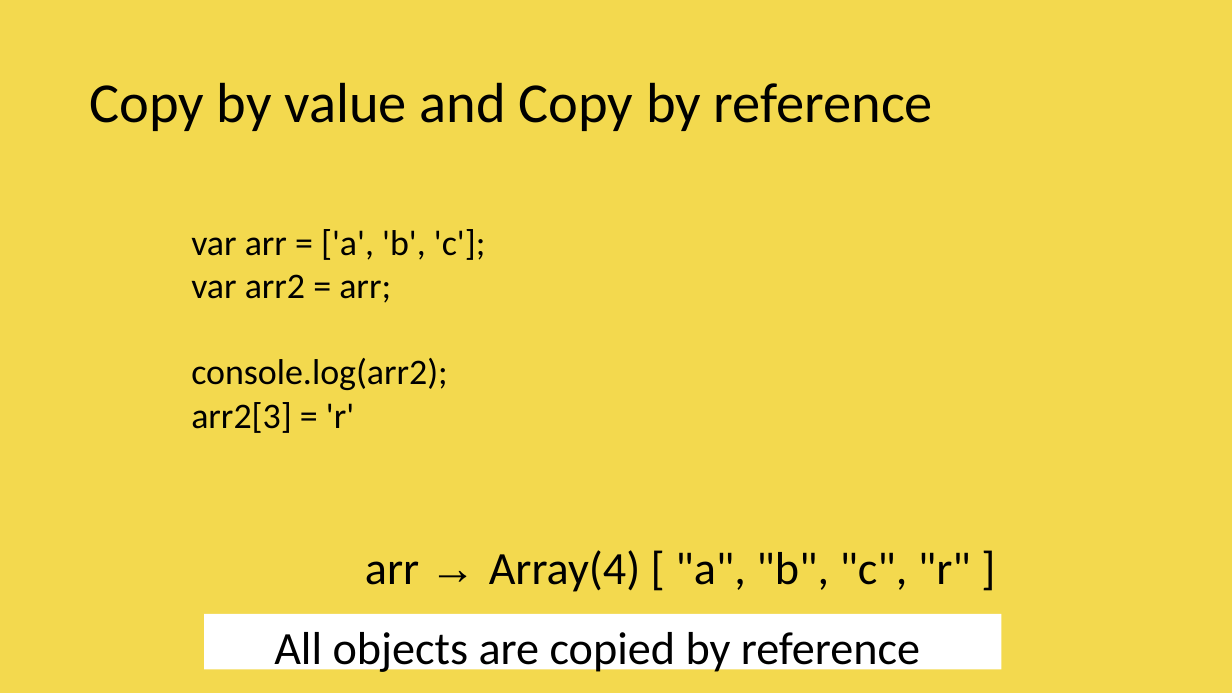
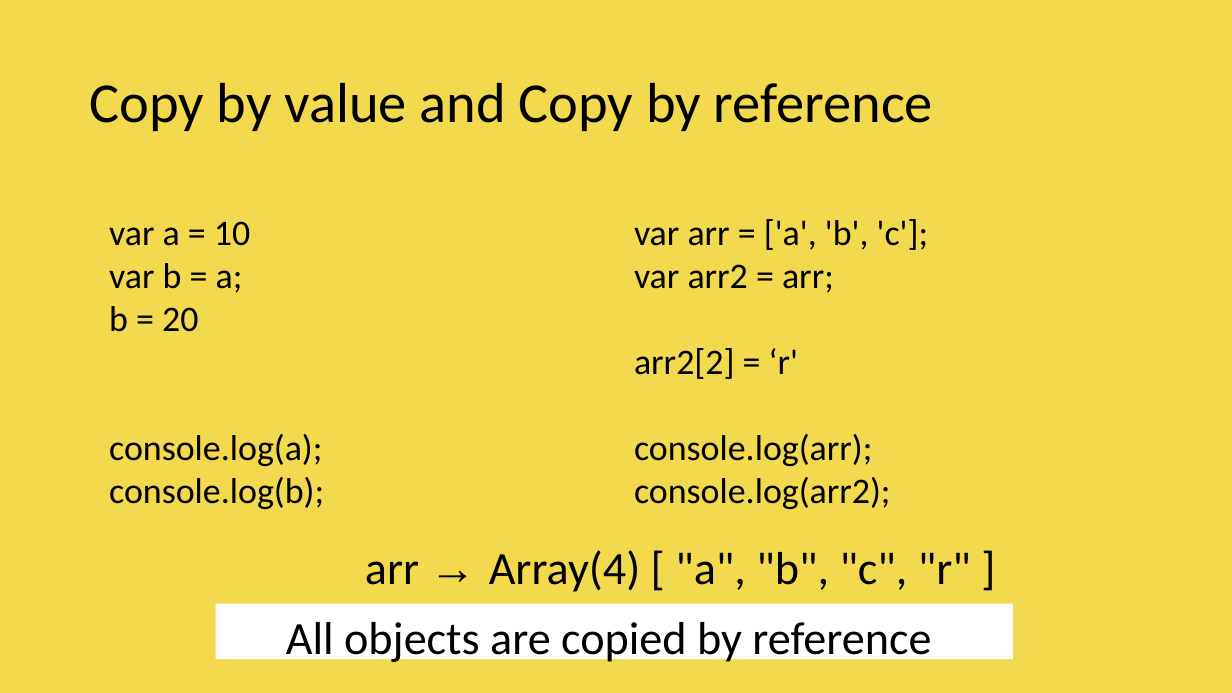
Before and after one commit to vishwanantha/javascript-101, a slide deck: slide 7 of ppt/001 - DataTypes.pptx (slide 6 before the commit). Drawn at 1232x693 pixels with LibreOffice and Linux fonts; fonts in the diff are those of the drawing; background and template pictures are left out. Boxes give left, top, right and bottom in pixels: in the first picture for what was removed or moved away, otherwise in the second. Text is boxed around its words. In the diff, an @@ line names an element or a change of style, - is before the commit and + after.

```diff
--- a/ppt/001 - DataTypes.pptx
+++ b/ppt/001 - DataTypes.pptx
@@ text "var arr = ['a', 'b', ...": place and size @@
-text "var arr = ['a', 'b', ..." at (191, 229, 486, 433)
+text "var arr = ['a', 'b', ..." at (634, 219, 929, 509)
@@ text added at (109, 221, 324, 509), 28 pt, text #000000 @@
+var a = 10
+var b = a;
+b = 20
+console.log(a);
+console.log(b);
@@ text at (191, 402, 354, 433): paragraph removed @@
-arr2[3] = 'r'
@@ text at (634, 434, 872, 466): paragraphs added @@
+arr2[2] = ‘r'
+console.log(arr);
@@ rectangle "All objects are copied by ...": place and size @@
-rectangle "All objects are copied by ..." at (204, 615, 1002, 670)
+rectangle "All objects are copied by ..." at (215, 604, 1013, 659)
```
Also in this commit, not shown: 26 other slides changed, 6 slides added, 11 slides removed, 1 other file.
